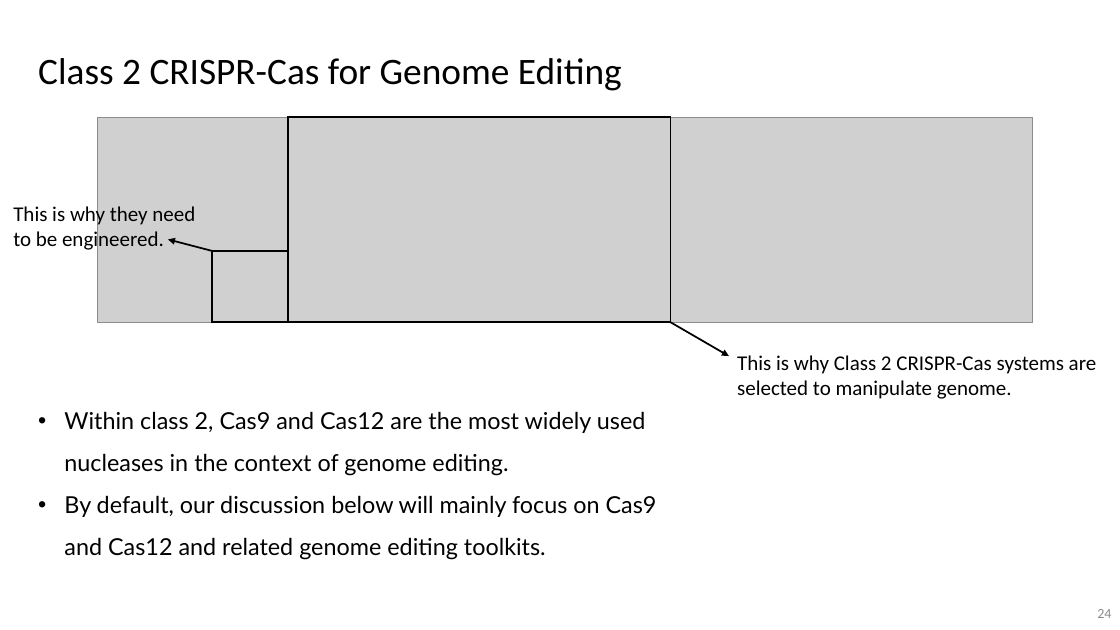
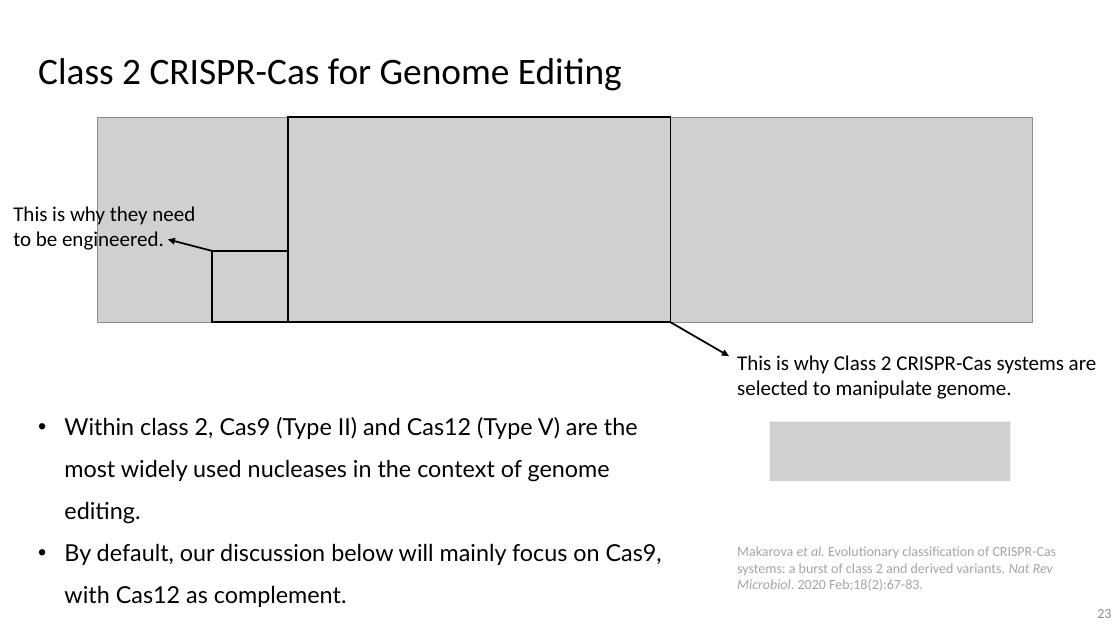
Before and after one commit to vwOvOwv/PKU-Undergraduate-Course, a slide deck: slide 23 of 遗传学(Genetics)/讨论课/Topic-3_遗传学技术/CRISPR-Cas.pptx (slide 24 before the commit). Drawn at 1120x630 pixels with LibreOffice and Linux fonts; fonts in the diff are those of the drawing; grey boxes stand for pictures. Boxes give left, top, right and bottom in pixels: in the first picture for what was removed or moved away, otherwise in the second. Text is boxed around its words. In the diff, an @@ line names an element or a change of style, - is before the commit and + after.

```diff
--- a/遗传学(Genetics)/讨论课/Topic-3_遗传学技术/CRISPR-Cas.pptx
+++ b/遗传学(Genetics)/讨论课/Topic-3_遗传学技术/CRISPR-Cas.pptx
@@ text at (64,417,662,607): text changed @@
-• Within class 2, Cas9 and Cas12 are the most widely used nucleases in the context of genome editing.
-• By default, our discussion below will mainly focus on Cas9 and Cas12 and related genome editing toolkits.
+• Within class 2, Cas9 (Type II) and Cas12 (Type V) are the most widely used nucleases in the context of genome editing.
+• By default, our discussion below will mainly focus on Cas9, with Cas12 as complement.
@@ picture added at (770,422,1011,481) @@
@@ text added at (737,546,1057,591), 12 pt, text #A5A5A5 @@
+Makarova et al. Evolutionary classification of CRISPR-Cas systems: a burst of class 2 and derived variants. Nat Rev Microbiol. 2020 Feb;18(2):67-83.
@@ page number at (1097,609,1111,618): text changed @@
-24
+23
```
Also in this commit, not shown: 22 other slides changed, 25 slides added, 6 slides removed.
